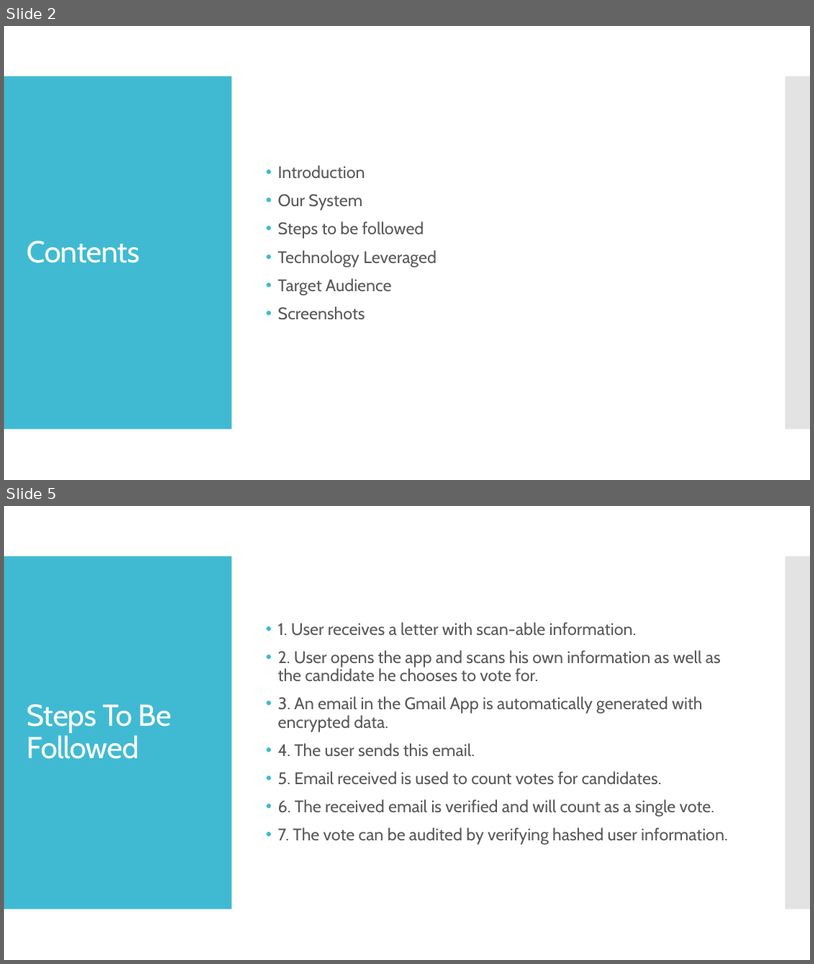
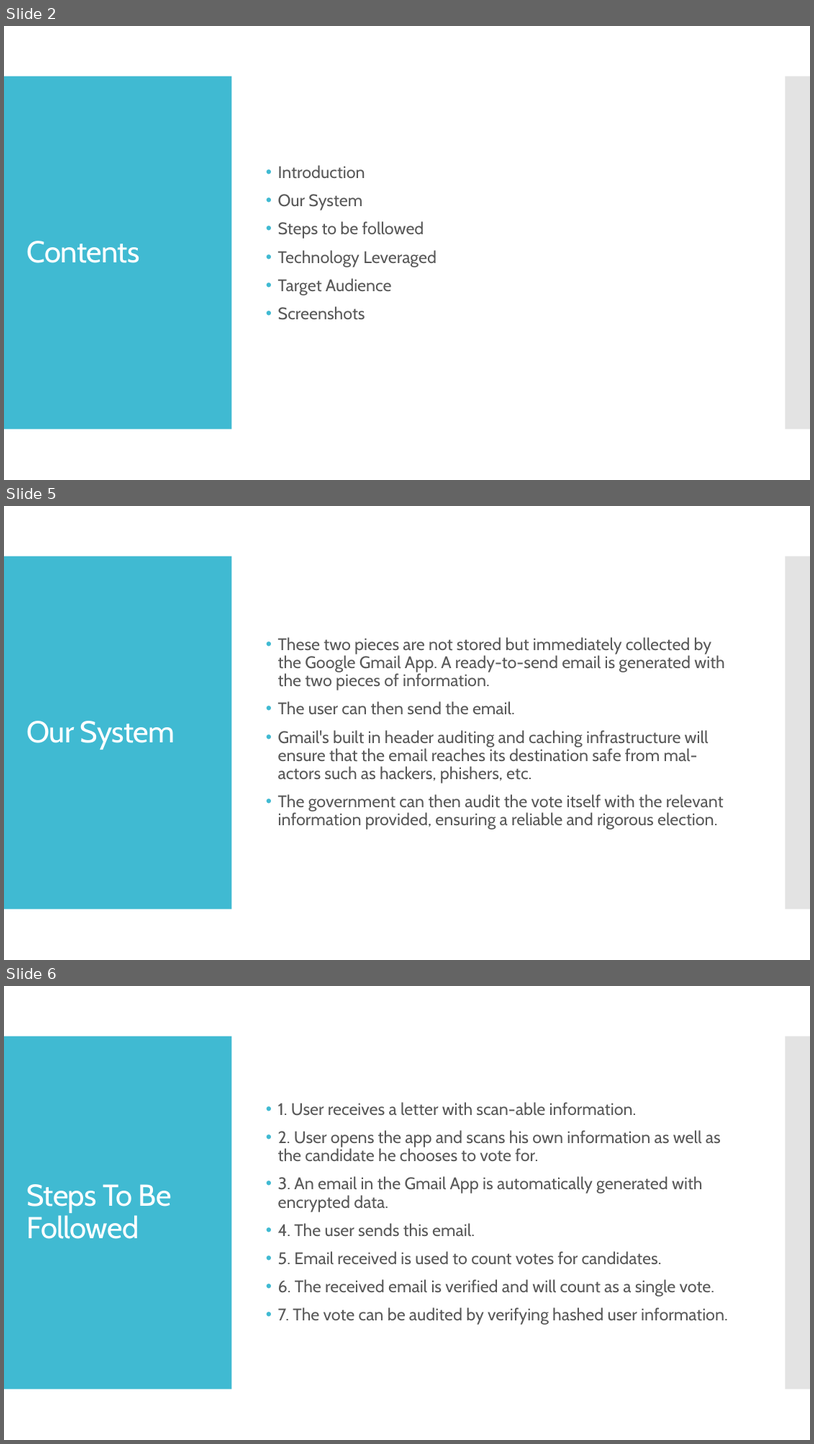
Before and after one commit to D-Bhatta/Secure-Online-Voting, a slide deck: Secure Online Voting.pptx. Shown one above the other, each under a label of ours: slides 2 and 5 before the commit, slides 2, 5 and 6 after it; the slides between them are not shown. The pictures are 814x964 and 814x1444 pixels, drawn with LibreOffice and Linux fonts; fonts in the diff are those of the drawing. Boxes give left, top, right and bottom in pixels: in the first picture for what was removed or moved away, otherwise in the second. Text is boxed around its words. In the diff, an @@ line names an element or a change of style, - is before the commit and + after.

Commit message:
Restored PPtx version 1 from email

```diff
--- a/Secure Online Voting.pptx
+++ b/Secure Online Voting.pptx
@@ slide 5 added at (4,506,810,960), background #FFFFFF; not listed: 2 template elements that a slide beside it also shows @@
@@ text added at (278,637,725,829), 20 pt, text #595959 @@
+• These two pieces are not stored but immediately collected by the Google Gmail App. A ready-to-send email is generated with the two pieces of information.
+• The user can then send the email.
+• Gmail's built in header auditing and caching infrastructure will ensure that the email reaches its destination safe from mal-actors such as hackers, phishers, etc.
+• The government can then audit the vote itself with the relevant information provided, ensuring a reliable and rigorous election.
@@ title added at (27,721,175,749), 36 pt, text #FFFFFF @@
+Our System
@@ what was slide 5 is now slide 6 @@
```
Also in this commit, not shown: 3 slides changed, 3 other slides added.
